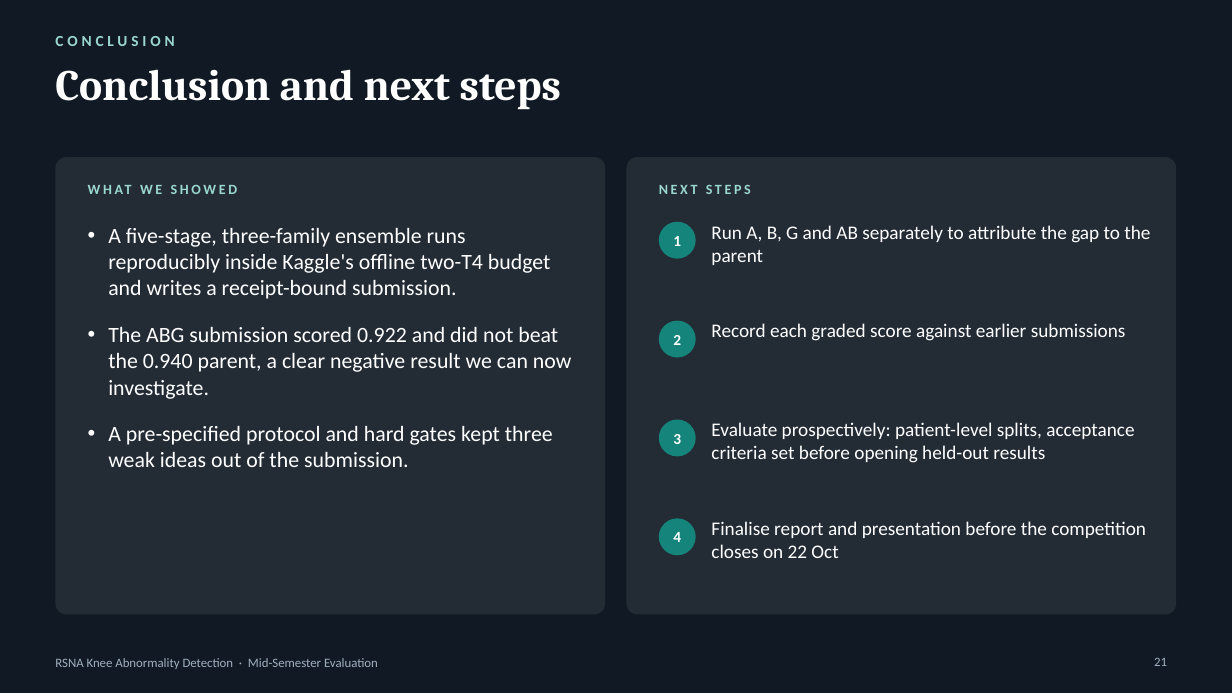
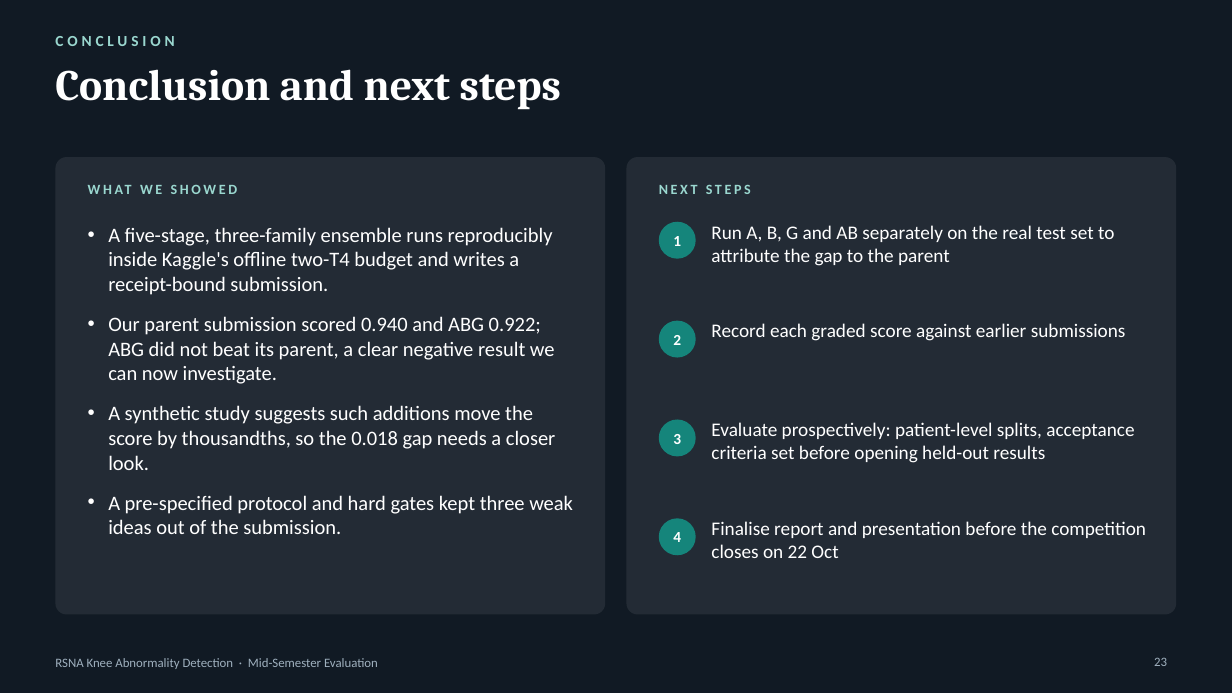
Before and after one commit to abhijitkar10/Sarth, a slide deck: slide 23 of RSNA_Knee_MRI_MidSem_Deck.pptx (slide 21 before the commit). Drawn at 1232x693 pixels with LibreOffice and Linux fonts; fonts in the diff are those of the drawing. Boxes give left, top, right and bottom in pixels: in the first picture for what was removed or moved away, otherwise in the second. Text is boxed around its words. In the diff, an @@ line names an element or a change of style, - is before the commit and + after.

```diff
--- a/RSNA_Knee_MRI_MidSem_Deck.pptx
+++ b/RSNA_Knee_MRI_MidSem_Deck.pptx
@@ text at [108, 227, 573, 534]: size 17 to 16 pt in "A five-stage, three-family ensemble runs reproducibly inside ...", "A pre-specified protocol and hard gates kept ..."; less space between paragraphs @@
@@ text at [711, 225, 1114, 266]: text changed @@
-Run A, B, G and AB separately to attribute the gap to the parent
+Run A, B, G and AB separately on the real test set to attribute the gap to the parent
@@ text at [108, 316, 555, 470]: text changed; size 17 to 16 pt @@
-• The ABG submission scored 0.922 and did not beat the 0.940 parent, a clear negative result we can now investigate.
+• Our parent submission scored 0.940 and ABG 0.922; ABG did not beat its parent, a clear negative result we can now investigate.
+• A synthetic study suggests such additions move the score by thousandths, so the 0.018 gap needs a closer look.
@@ page number at [1154, 657, 1167, 666]: text changed @@
-21
+23
```
Also in this commit, not shown: 9 other slides changed, 2 slides added, 3 other files.
